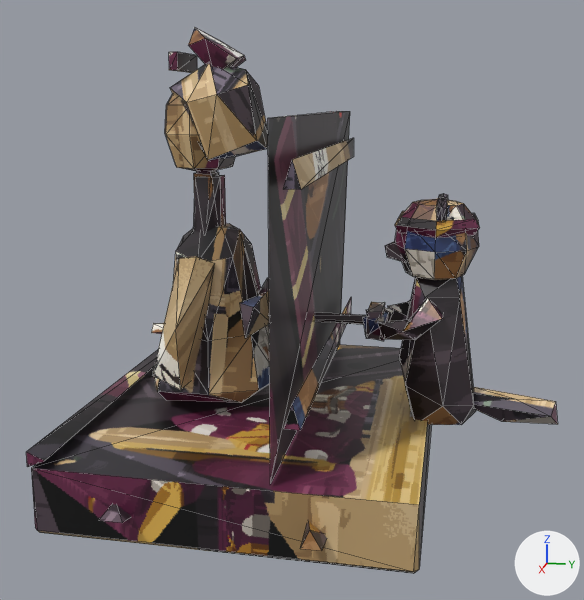
The glTF model public/models/lowpix/figures/obakebaito/rokuro.glb, before and after one commit.
Before and after are seen from a 50 mm lens placed at (56.9, 13.0, 26.5), pointed at (1.9, 2.0, 12.7). Every picture has the same lights, and +X, +Y and +Z are marked at lower right. The first picture is the older version. Mesh edges are drawn as thin lines. Where no turn or scale is listed for an object, it has been applied to the vertices. Vertices at exactly the same position are counted once.

Objects in the first picture: 'head.001', 'lady', 'neck0.001', 'rod.001', 'stage', 'warms.001', 'weasel.001' and 2 more.
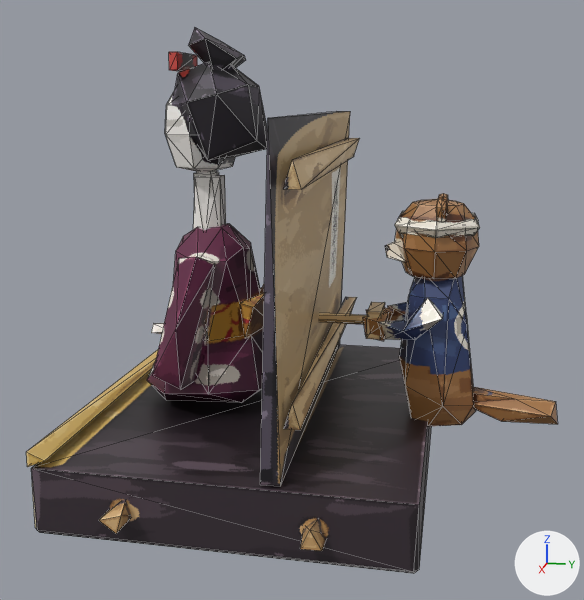
Where the newer file only moved an object's origin or applied its transform, the numbers keep the older frame.

Edits to the bpy script that builds the scene:
```text
Change me_head_001:
    remove me_head_001.from_pydata(...)  # 70 vertices, 124 faces; spans x -3.53..3.53, y -3.78..3.78, z -5.04..5.04
    add me_head_001.from_pydata(...)  # 74 vertices, 132 faces; spans x -3.53..3.53, y -3.78..3.78, z -5.04..5.04
    me_head_001 part 1
    4 vertices are removed from x -1.38..1.38, y -3.11..2.3, z 0.95..2.15
    18 faces are deleted
    8 vertices are added at x -1.3..1.3, y -2.91..3.25, z -0.27..2.62
    26 new faces join them
    me_head_001 part 2: 106 kept faces spanning x -3.53..3.53, y -3.78..3.78, z -5.04..5.04 get new texture (UV) coordinates
Change me_neck0_001:
    where me_neck0_001.from_pydata(...)  # 10 vertices, 16 faces; spans x -1.25..1.25, y -1.08..1.08, z -2.2..2.2
    me_neck0_001 part 3: texture (UV) coordinates of 16 of 16 faces, centred in x -0.98..0.98, y -0.93..1.08, z -2.2..2.2, changed; they spanned u 0.12..0.77, v 0.22..0.8 and now span u 0.1..0.88, v 0.15..0.9
Change me_rod_001:
    where me_rod_001.from_pydata(...)  # 16 vertices, 24 faces; spans x -1.5..1.5, y -4.7..4.7, z -1.0..1.0
    me_rod_001 part 4: texture (UV) coordinates of 24 of 24 faces, centred in x -1.5..1.5, y -4.67..4.7, z -1.0..1.0, changed; they spanned u 0.07..0.82, v 0.11..0.81 and now span u 0.15..0.89, v 0.05..0.89
Change me_warms_001:
    where me_warms_001.from_pydata(...)  # 30 vertices, 44 faces; spans x -3.49..3.49, y -2.92..2.92, z -1.82..1.82
    me_warms_001 part 5: texture (UV) coordinates of 44 of 44 faces, centred in x -3.05..3.08, y -2.44..2.4, z -1.34..1.12, changed; they spanned u 0.0..0.82, v 0.11..0.8 and now span u 0.28..0.88, v 0.03..0.9
Change me_weasel_001:
    remove me_weasel_001.from_pydata(...)  # 135 vertices, 246 faces; spans x -3.3..3.3, y -6.1..6.1, z -8.2..8.2
    add me_weasel_001.from_pydata(...)  # 141 vertices, 258 faces; spans x -3.3..3.3, y -6.1..6.1, z -8.2..8.2
    me_weasel_001 part 6
    6 vertices are removed from x -1.7..1.7, y -3.8..-0.8, z -8.0..2.7
    32 faces are deleted
    12 vertices are added at x -2.0..2.0, y -4.3..-0.2, z -8.0..2.9
    44 new faces join them
    me_weasel_001 part 7: 214 kept faces spanning x -3.3..3.3, y -6.1..6.1, z -8.2..8.2 get new texture (UV) coordinates
Change me_lady_001:
    remove me_lady_001.from_pydata(...)  # 70 vertices, 120 faces; spans x -6.66..6.66, y -5.06..5.06, z -6.67..6.67
    add me_lady_001.from_pydata(...)  # 78 vertices, 136 faces; spans x -6.66..6.66, y -5.06..5.06, z -6.67..6.49
    me_lady_001 part 8
    6 vertices are removed from x -4.36..3.99, y -3.13..2.13, z -5.28..6.67
    36 faces are deleted
    2 vertices move from x -2.91..2.54, y 2.36, z 4.59 to x -3.38..3.01, y 1.99, z 4.37
    14 vertices are added at x -4.75..4.38, y -4.82..2.91, z -5.34..6.49
    52 new faces join them
    me_lady_001 part 9: 84 kept faces spanning x -6.66..6.66, y -5.06..5.06, z -6.67..6.36 get new texture (UV) coordinates
Change me_stage_001:
    remove me_stage_001.from_pydata(...)  # 45 vertices, 62 faces; spans x -15.7..15.7, y -12.0..12.0, z -12.8..12.8
    add me_stage_001.from_pydata(...)  # 51 vertices, 74 faces; spans x -15.7..15.7, y -12.0..12.0, z -12.8..12.8
    me_stage_001 part 10: 2 vertices removed from x 13.8..13.9, y 3.2..5.5, z -10.1..-8.2; 4 vertices added at x 13.8..13.9, y 2.6..6.2, z -10.5..-8.2
    me_stage_001 part 11: 2 vertices removed from x 13.9..15.7, y -6.5..-5.3, z -10.5..-10.1; 4 vertices added at x 13.9..15.7, y -6.7..-5.4, z -11.3..-9.7
    me_stage_001 part 12: 1 vertex removed from x -14.2, y 4.3, z -3.4; 2 vertices added at x -14.2, y 3.8..4.8, z -3.4
    me_stage_001 part 13: 1 vertex removed from x -14.2, y 4.3, z 10.6; 2 vertices added at x -14.2, y 3.8..4.8, z 10.6
    me_stage_001 part 14: 43 kept faces spanning x -15.7..15.7, y -12.0..12.0, z -12.8..12.8 get new texture (UV) coordinates
```

Location of each change, [x1, y1, x2, y2] in pixels of the pictures (584 x 600 px; the box of a moved part takes in the faces that stretch with it):
'stage', reshaped: before [26, 111, 432, 574]; after [26, 111, 431, 574]
'lady', reshaped: before [151, 223, 270, 403]; after [147, 224, 264, 403]
'weasel.001', reshaped: before [385, 193, 558, 425]; after [385, 193, 558, 427]
part 1 of me_head_001, moved or reshaped: before [170, 64, 268, 158]; after [175, 63, 268, 158]
part 2 of me_head_001, surface changed (brown to grey): [165, 27, 267, 172] in both
part 3 of me_neck0_001, surface changed (black to grey): [193, 175, 226, 231] in both
part 4 of me_rod_001, surface changed (black to brown): [319, 302, 385, 340] in both
part 5 of me_warms_001, surface changed: [363, 298, 443, 341] in both
part 6 of me_weasel_001, moved or reshaped: before [399, 276, 473, 425]; after [399, 276, 474, 427]
part 7 of me_weasel_001, surface changed: [385, 193, 558, 425] in both
part 8 of me_lady_001, moved or reshaped: before [153, 223, 269, 403]; after [147, 224, 263, 403]
part 9 of me_lady_001, surface changed: [151, 228, 264, 403] in both
part 10 of me_stage_001, moved or reshaped: before [268, 111, 350, 549]; after [260, 111, 350, 549]
part 11 of me_stage_001, moved or reshaped: before [100, 504, 132, 523]; after [99, 500, 132, 534]
part 12 of me_stage_001, moved or reshaped: before [292, 298, 351, 430]; after [292, 297, 356, 430]
part 13 of me_stage_001, moved or reshaped: before [292, 138, 354, 189]; after [292, 138, 360, 189]
part 14 of me_stage_001, surface changed: [26, 111, 431, 574] in both
